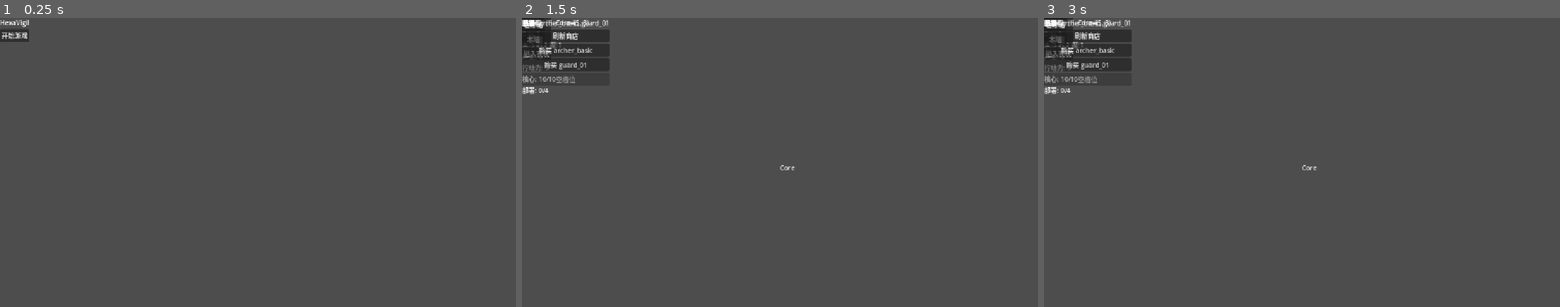
Above: before the commit, frames 1-3 (left to right).
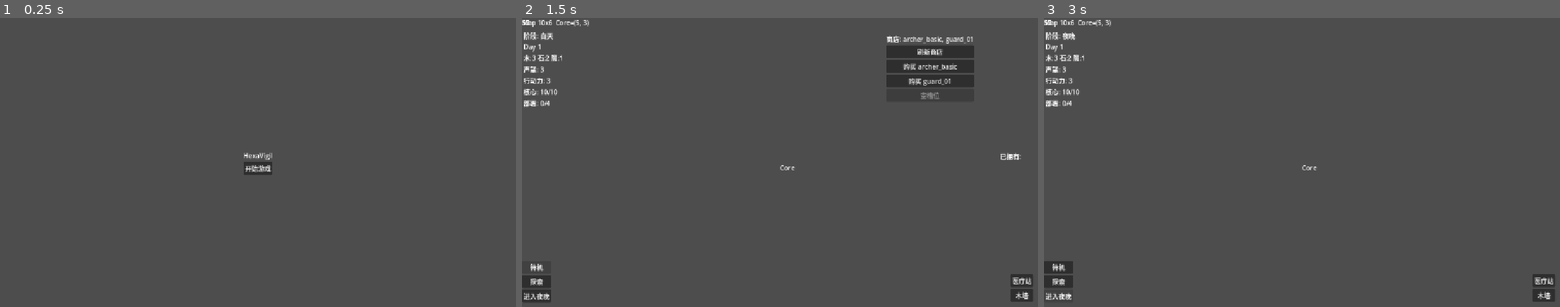
Above: after the commit, the same moments.

Repository: cl0udtide/buaase-hexavigil
Game: Godot game, scene res://scenes/bootstrap/MainMenu.tscn
Two runs of this game, one before a commit and one after it. Both use one fixed random seed, a clock stepped at 60 frames per second and the inputs below.
Inputs:
- Up to frame 1 (0.25 s): no input
- Up to frame 2 (1.5 s): click "开始游戏" at 0.5 s; click "待机" at 1.25 s
- Up to frame 3 (3 s): click "探索" at 2 s; click "进入夜晚" at 2.75 s

The runs differ from the first frame. In frame 1, 0.6% of the frame differs, in the area x 0-53%, y 0-55%; in frame 2, 5.9%, in the area x 0-99%, y 0-99%; in frame 3, 3.5%.
Error after the commit: Trying to assign an array of type "Array" to a variable of type "Array[Dictionary]". (res://scripts/enemy/wave_manager.gd:41)

Commit message:
style(UI): 调整菜单与结果界面布局

Diff:
--- a/project.godot
+++ b/project.godot
@@ -27,6 +27,7 @@
 window/size/viewport_width=1280
 window/size/viewport_height=720
 window/stretch/mode="canvas_items"
+window/main_scene="uid://cmig1vsmvy2ld"
 
 [physics]
 
--- a/scenes/bootstrap/MainMenu.tscn
+++ b/scenes/bootstrap/MainMenu.tscn
@@ -11,8 +11,8 @@
 
 [node name="CenterContainer" type="CenterContainer" parent="." unique_id=750469912]
 layout_mode = 0
-offset_right = 40.0
-offset_bottom = 40.0
+offset_right = 1280.0
+offset_bottom = 720.0
 
 [node name="VBoxContainer" type="VBoxContainer" parent="CenterContainer" unique_id=2047200006]
 layout_mode = 2
--- a/scenes/bootstrap/Result.tscn
+++ b/scenes/bootstrap/Result.tscn
@@ -1,28 +1,29 @@
-[gd_scene format=3]
+[gd_scene format=3 uid="uid://fp67jp30ihy0"]
 
-[ext_resource type="Script" path="res://scripts/bootstrap/result_scene.gd" id="1_sfvb3"]
-[ext_resource type="PackedScene" path="res://scenes/ui/ResultPanel.tscn" id="2_ec160"]
-[ext_resource type="Script" path="res://scripts/ui/result_panel.gd" id="3_8iix0"]
+[ext_resource type="Script" uid="uid://c3unj44g783en" path="res://scripts/bootstrap/result_scene.gd" id="1_sfvb3"]
+[ext_resource type="PackedScene" uid="uid://dvwiq3vkovrcv" path="res://scenes/ui/ResultPanel.tscn" id="2_ec160"]
 
 [node name="Result" type="Control" unique_id=2142801318]
 layout_mode = 3
-anchors_preset = 0
+anchors_preset = 15
 anchor_right = 1.0
 anchor_bottom = 1.0
+grow_horizontal = 2
+grow_vertical = 2
 script = ExtResource("1_sfvb3")
 metadata/generated_note = "Generated by Godot CLI scene builder."
 
 [node name="CenterContainer" type="CenterContainer" parent="." unique_id=181084010]
 layout_mode = 0
+offset_right = 1280.0
+offset_bottom = 720.0
 
 [node name="VBoxContainer" type="VBoxContainer" parent="CenterContainer" unique_id=1671059148]
 layout_mode = 2
 
-[node name="ResultPanel" type="Control" parent="CenterContainer/VBoxContainer" unique_id=1556218185 instance=ExtResource("2_ec160")]
+[node name="ResultPanel" parent="CenterContainer/VBoxContainer" unique_id=1556218185 instance=ExtResource("2_ec160")]
 unique_name_in_owner = true
 layout_mode = 2
-script = ExtResource("3_8iix0")
-metadata/generated_note = "Generated by Godot CLI scene builder."
 
 [node name="RetryButton" type="Button" parent="CenterContainer/VBoxContainer" unique_id=139274410]
 unique_name_in_owner = true
--- a/scenes/game/Game.tscn
+++ b/scenes/game/Game.tscn
@@ -34,6 +34,7 @@
 [node name="SpawnRoot" type="Node2D" parent="World" unique_id=2065579279]
 
 [node name="SpawnPointS1" parent="World/SpawnRoot" unique_id=160657440 instance=ExtResource("3_sfnhr")]
+position = Vector2(-38, 4)
 
 [node name="SpawnPointS2" parent="World/SpawnRoot" unique_id=241429214 instance=ExtResource("3_sfnhr")]
 spawn_key = &"S2"
@@ -97,41 +98,81 @@
 [node name="UI" type="CanvasLayer" parent="." unique_id=1627445374]
 
 [node name="HUD" parent="UI" unique_id=1748092826 instance=ExtResource("19_6ubaw")]
-anchors_preset = 15
-grow_horizontal = 2
-grow_vertical = 2
+anchor_right = 0.0
+anchor_bottom = 0.0
+offset_left = 4.0
+offset_top = 32.0
+offset_right = 4.0
+offset_bottom = 32.0
 
 [node name="ActionPanel" parent="UI" unique_id=921141590 instance=ExtResource("21_ipajp")]
-anchors_preset = 15
-grow_horizontal = 2
-grow_vertical = 2
+anchors_preset = 2
+anchor_top = 1.0
+anchor_right = 0.0
+offset_top = -118.0
+offset_bottom = -118.0
+grow_vertical = 0
 
 [node name="BuildPanel" parent="UI" unique_id=150429329 instance=ExtResource("23_esr4c")]
-anchors_preset = 15
-grow_horizontal = 2
-grow_vertical = 2
+anchors_preset = 3
+anchor_left = 1.0
+anchor_top = 1.0
+offset_left = -68.0
+offset_top = -84.0
+offset_right = -68.0
+offset_bottom = -84.0
+grow_horizontal = 0
+grow_vertical = 0
 
 [node name="ShopPanel" parent="UI" unique_id=1580141559 instance=ExtResource("25_ioi2n")]
-anchors_preset = 15
-grow_horizontal = 2
-grow_vertical = 2
+anchors_preset = 1
+anchor_left = 1.0
+anchor_bottom = 0.0
+offset_left = -376.0
+offset_top = 40.0
+offset_right = -376.0
+offset_bottom = 40.0
+grow_horizontal = 0
 
 [node name="DeployPanel" parent="UI" unique_id=2022132591 instance=ExtResource("27_xomle")]
-anchors_preset = 15
-grow_horizontal = 2
+anchors_preset = 6
+anchor_left = 1.0
+anchor_top = 0.5
+anchor_bottom = 0.5
+offset_left = -94.0
+offset_top = -29.0
+offset_right = -94.0
+offset_bottom = -29.0
+grow_horizontal = 0
 grow_vertical = 2
 
 [node name="EventPanel" parent="UI" unique_id=239470582 instance=ExtResource("29_rpato")]
-anchors_preset = 15
+anchors_preset = 8
+anchor_left = 0.5
+anchor_top = 0.5
+anchor_right = 0.5
+anchor_bottom = 0.5
+offset_left = 236.0
+offset_top = -27.0
+offset_right = 236.0
+offset_bottom = -27.0
 grow_horizontal = 2
 grow_vertical = 2
 
 [node name="BlessingPanel" parent="UI" unique_id=951710564 instance=ExtResource("31_nqblw")]
-anchors_preset = 15
+anchors_preset = 8
+anchor_left = 0.5
+anchor_top = 0.5
+anchor_right = 0.5
+anchor_bottom = 0.5
+offset_left = 336.0
+offset_top = -22.0
+offset_right = 336.0
+offset_bottom = -22.0
 grow_horizontal = 2
 grow_vertical = 2
 
 [node name="ResultPanel" parent="UI" unique_id=1556218185 instance=ExtResource("33_nkbyr")]
-anchors_preset = 15
+visible = false
 grow_horizontal = 2
 grow_vertical = 2
--- a/scenes/ui/ResultPanel.tscn
+++ b/scenes/ui/ResultPanel.tscn
@@ -1,16 +1,29 @@
-[gd_scene format=3]
+[gd_scene format=3 uid="uid://dvwiq3vkovrcv"]
 
-[ext_resource type="Script" path="res://scripts/ui/result_panel.gd" id="1_8p5o2"]
+[ext_resource type="Script" uid="uid://cjiqlc28bsyh8" path="res://scripts/ui/result_panel.gd" id="1_8p5o2"]
 
 [node name="ResultPanel" type="Control" unique_id=1556218185]
 layout_mode = 3
-anchors_preset = 0
+anchors_preset = 15
 anchor_right = 1.0
 anchor_bottom = 1.0
 script = ExtResource("1_8p5o2")
 metadata/generated_note = "Generated by Godot CLI scene builder."
 
-[node name="ResultLabel" type="Label" parent="." unique_id=946391865]
+[node name="CenterContainer" type="CenterContainer" parent="." unique_id=1205761644]
+layout_mode = 1
+anchors_preset = 7
+anchor_left = 0.5
+anchor_top = 1.0
+anchor_right = 0.5
+anchor_bottom = 1.0
+offset_left = -20.0
+offset_top = -40.0
+offset_right = 20.0
+grow_horizontal = 2
+grow_vertical = 0
+
+[node name="ResultLabel" type="Label" parent="CenterContainer" unique_id=946391865]
 unique_name_in_owner = true
-layout_mode = 0
+layout_mode = 2
 text = "结果"
Not shown: 1 places in scenes/game/Game.tscn that only renumber resources
